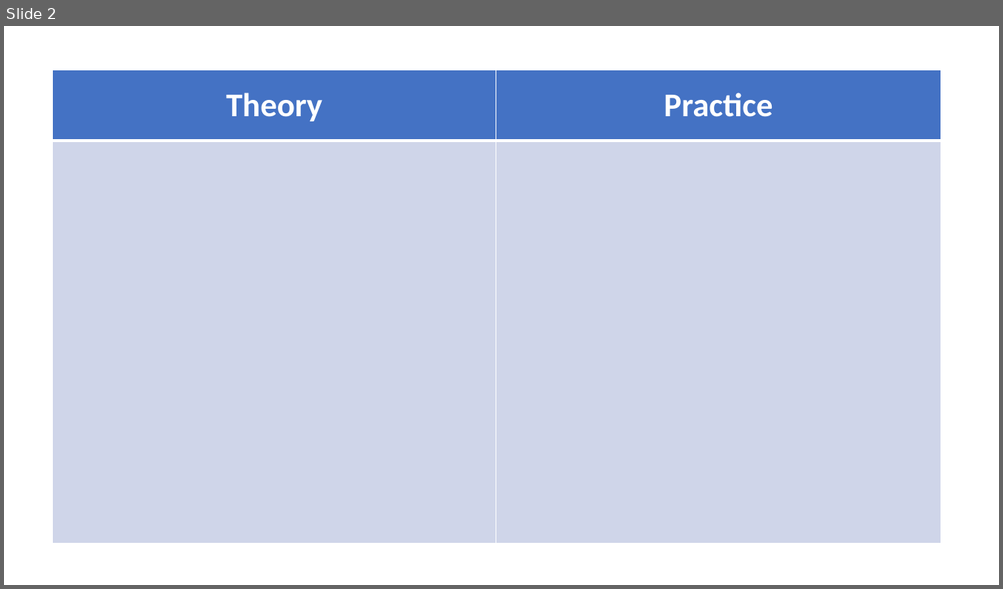
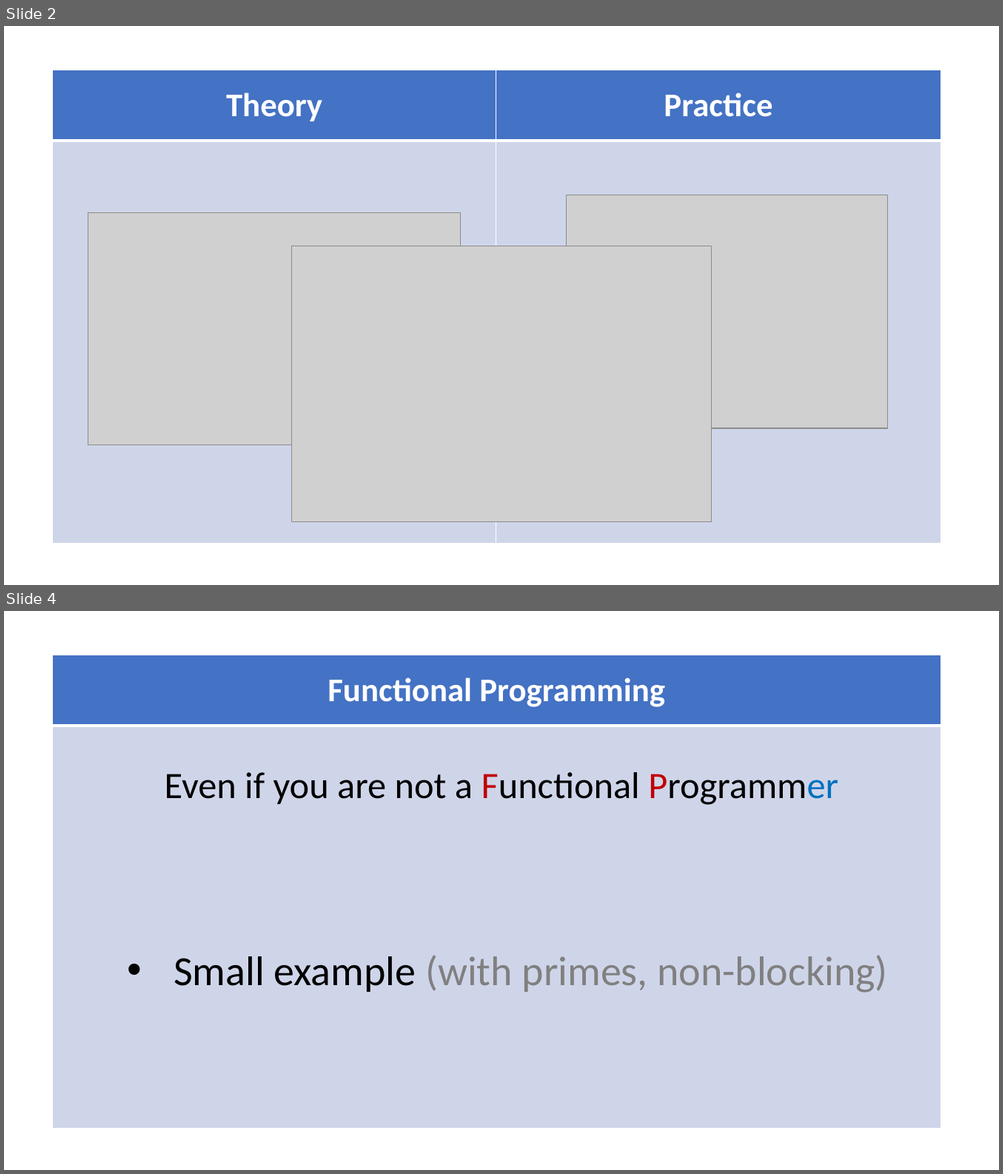
Before and after one commit to levanroinishvili/functional-js, a slide deck: functional.pptx. Shown one above the other, each under a label of ours: slide 2 before the commit, slides 2 and 4 after it; the slides between them are not shown. The pictures are 1003x589 and 1003x1174 pixels, drawn with LibreOffice and Linux fonts; fonts in the diff are those of the drawing; grey boxes stand for pictures. Boxes give left, top, right and bottom in pixels: in the first picture for what was removed or moved away, otherwise in the second. Text is boxed around its words. In the diff, an @@ line names an element or a change of style, - is before the commit and + after.

```diff
--- a/functional.pptx
+++ b/functional.pptx
@@ slide 4 added at (4, 611, 999, 1170), background #FFFFFF @@
@@ table added at (53, 655, 940, 1130), 2 rows, 1 columns @@
+Functional Programming
+
@@ text added at (165, 772, 838, 805), 36 pt, text #000000 @@
+Even if you are not a Functional Programmer
@@ text added at (173, 955, 888, 993), 40 pt, text #808080 @@
+• Small example (with primes, non-blocking)
@@ slide 2 changed as well @@
@@ picture added at (566, 195, 888, 429) @@
@@ picture added at (88, 213, 461, 446) @@
@@ picture added at (292, 247, 711, 523) @@
```
Also in this commit, not shown: 1 other slide changed, 33 other slides added.
